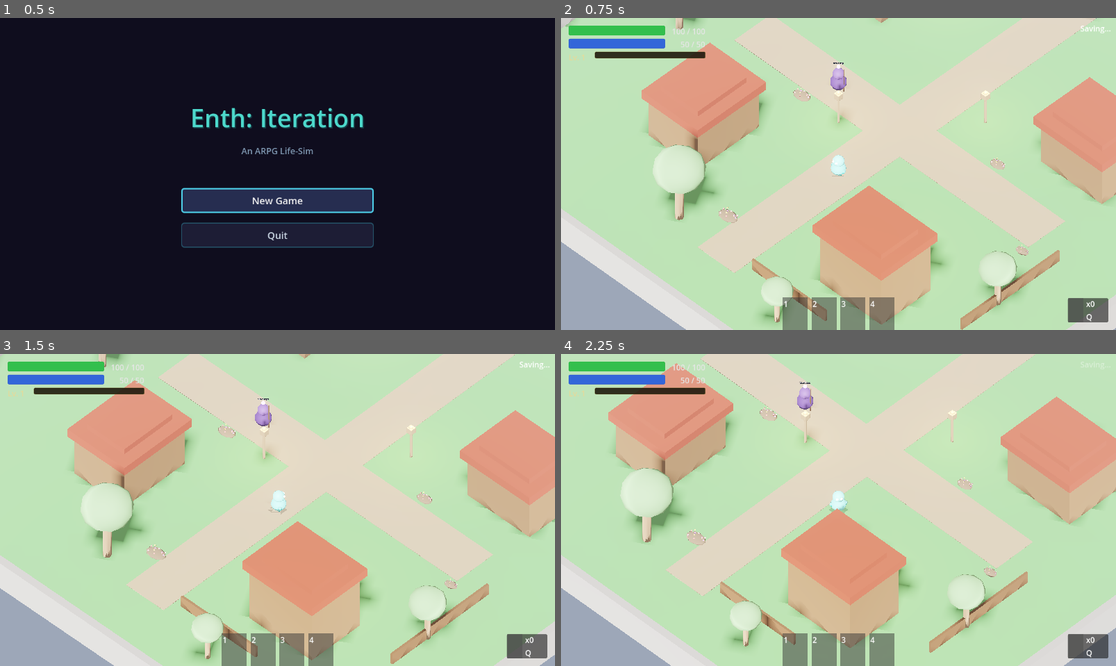
Above: before the commit, frames 1-4 (two rows, left to right).
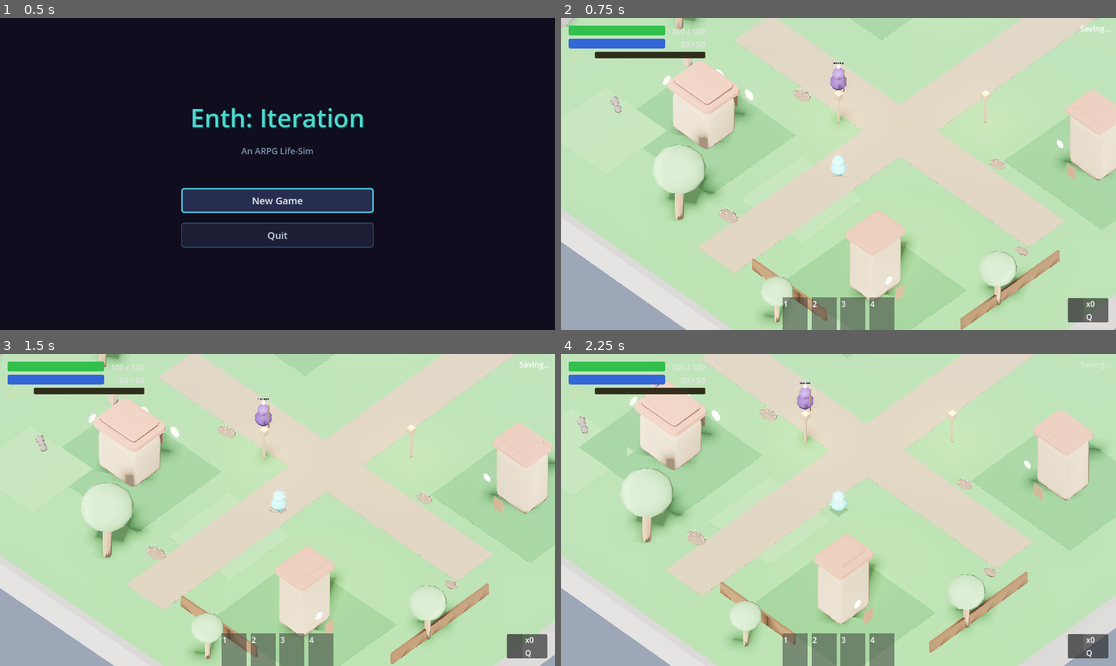
Above: after the commit, the same moments.

Repository: hwashburn1011/enth-iteration
Game: Godot game, scene res://scenes/main/MainMenu.tscn
Two runs of this game, one before a commit and one after it. Both use one fixed random seed, a clock stepped at 60 frames per second and the inputs below.
Inputs (mouse positions are in pixels of both pictures, inside the frame that each line leads up to):
- Up to frame 1 (0.5 s): no input
- Up to frame 2 (0.75 s): click "New Game" at 0.5 s
- Up to frame 3 (1.5 s): tap Enter at 1.25 s; move the mouse to (399, 494) at 1.27 s; hold D (move_right) from 1.28 s (still down); tap 1 (ability_1) at 1.35 s; click (399, 494) at 1.42 s
- Up to frame 4 (2.25 s): move the mouse to (727, 525) at 2.02 s; release D (move_right) at 2.03 s; hold S (move_back) from 2.03 s (still down); tap 2 (ability_2) at 2.1 s

Frame 1 is identical in both runs. In frame 2, 16% of the frame differs, in the area x 3-100%, y 0-99%; in frame 3, 16%; in frame 4, 17%, in the area x 2-100%, y 0-99%.

Commit message:
visual: Blender buildings in town, ground patches, crystal item pickups
Town buildings: CSGBox3D buildings replaced with Blender cottage/workshop
.glb models (with glowing windows, doors, chimneys). Varied rotations.

Ground variation: darker grass patches near buildings, lighter patches
in open areas, small rock clusters scattered around for natural look.

Item pickups: DroppedItem now loads Blender crystal model (item_pickup.glb)
colored by rarity with emission glow. Falls back to material override.

Co-Authored-By: Claude Opus 4.6 (1M context) <noreply@anthropic.com>

Diff:
--- a/scenes/items/dropped_item.gd
+++ b/scenes/items/dropped_item.gd
@@ -26,9 +26,26 @@
 
 	if item:
 		_label.text = item.item_name
-		var mat: StandardMaterial3D = StandardMaterial3D.new()
-		mat.albedo_color = _rarity_color(item.rarity)
-		_mesh.material_override = mat
+		# Try loading Blender crystal model
+		var crystal: PackedScene = load("res://assets/models/props/item_pickup.glb") as PackedScene
+		if crystal:
+			var instance: Node3D = crystal.instantiate() as Node3D
+			_mesh.add_child(instance)
+			# Color the crystal based on rarity
+			var rarity_col: Color = _rarity_color(item.rarity)
+			for child: Node in instance.get_children():
+				if child is MeshInstance3D:
+					var mat: StandardMaterial3D = StandardMaterial3D.new()
+					mat.albedo_color = rarity_col
+					mat.emission_enabled = true
+					mat.emission = rarity_col * 0.7
+					mat.emission_energy_multiplier = 2.0
+					mat.roughness = 0.2
+					(child as MeshInstance3D).material_override = mat
+		else:
+			var mat: StandardMaterial3D = StandardMaterial3D.new()
+			mat.albedo_color = _rarity_color(item.rarity)
+			_mesh.material_override = mat
 
 	_tooltip.visible = false
 
--- a/scenes/town/town.gd
+++ b/scenes/town/town.gd
@@ -149,12 +149,31 @@
 	_add_path(geom, Vector3(0, 0.01, 0), Vector3(24, 0.02, 3))
 	_add_path(geom, Vector3(0, 0.01, -10), Vector3(3, 0.02, 12))
 
-	# --- Rooftops on buildings + collision ---
+	# --- Ground variation patches ---
+	_add_ground_patches(geom)
+
+	# --- Replace CSG buildings with Blender models ---
+	var building_models: Array[String] = [
+		"res://assets/models/buildings/cottage_01.glb",
+		"res://assets/models/buildings/workshop_01.glb",
+		"res://assets/models/buildings/cottage_01.glb",
+		"res://assets/models/buildings/workshop_01.glb",
+	]
+	var building_rotations: Array[float] = [0, 0, PI, PI / 2.0]
 	for i: int in range(1, 5):
 		var building: CSGBox3D = geom.get_node_or_null("Building%d" % i) as CSGBox3D
 		if building:
-			building.use_collision = true
-			_add_roof(building)
+			var pos: Vector3 = building.global_position
+			var glb: PackedScene = load(building_models[i - 1]) as PackedScene
+			if glb:
+				building.visible = false
+				var instance: Node3D = glb.instantiate() as Node3D
+				instance.rotation.y = building_rotations[i - 1]
+				geom.add_child(instance)
+				instance.global_position = Vector3(pos.x, 0, pos.z)
+			else:
+				building.use_collision = true
+				_add_roof(building)
 
 	# --- Trees ---
 	_add_tree(geom, Vector3(-15, 0, 3), 1.5, 2.4)
@@ -183,6 +202,47 @@
 
 	# --- Portal archway at dungeon entrance ---
 	_add_prop(geom, "res://assets/models/props/portal_archway.glb", Vector3(0, 0, -15), Vector3(1, 1, 1))
+
+
+func _add_ground_patches(parent: Node3D) -> void:
+	# Darker grass patches near buildings for depth
+	var dark_mat: StandardMaterial3D = StandardMaterial3D.new()
+	dark_mat.albedo_color = Color(0.35, 0.58, 0.34)
+	dark_mat.roughness = 0.95
+	var light_mat: StandardMaterial3D = StandardMaterial3D.new()
+	light_mat.albedo_color = Color(0.48, 0.72, 0.45)
+	light_mat.roughness = 0.9
+	# Dark patches near buildings
+	var dark_positions: Array[Vector3] = [
+		Vector3(-10, 0.005, -8), Vector3(10, 0.005, -6),
+		Vector3(-8, 0.005, 8), Vector3(8, 0.005, 10),
+	]
+	for pos: Vector3 in dark_positions:
+		var patch: CSGBox3D = CSGBox3D.new()
+		patch.size = Vector3(8, 0.01, 7)
+		patch.position = pos
+		patch.material = dark_mat
+		parent.add_child(patch)
+	# Light patches in open areas
+	for pos: Vector3 in [Vector3(-12, 0.005, 12), Vector3(12, 0.005, -14), Vector3(0, 0.005, 8)]:
+		var patch: CSGBox3D = CSGBox3D.new()
+		patch.size = Vector3(5, 0.01, 5)
+		patch.position = pos
+		patch.material = light_mat
+		parent.add_child(patch)
+	# Small rock clusters
+	var rock_mat: StandardMaterial3D = StandardMaterial3D.new()
+	rock_mat.albedo_color = Color(0.5, 0.48, 0.45)
+	rock_mat.roughness = 0.95
+	for pos: Vector3 in [Vector3(-13, 0.1, 10), Vector3(15, 0.1, -8), Vector3(-3, 0.1, -12)]:
+		for j: int in 3:
+			var rock: CSGSphere3D = CSGSphere3D.new()
+			rock.radius = randf_range(0.15, 0.3)
+			rock.radial_segments = 6
+			rock.rings = 3
+			rock.position = pos + Vector3(randf_range(-0.4, 0.4), 0, randf_range(-0.4, 0.4))
+			rock.material = rock_mat
+			parent.add_child(rock)
 
 
 func _add_prop(parent: Node3D, path: String, pos: Vector3, scale: Vector3) -> void:
Binary file added: assets/models/props/item_pickup.glb
